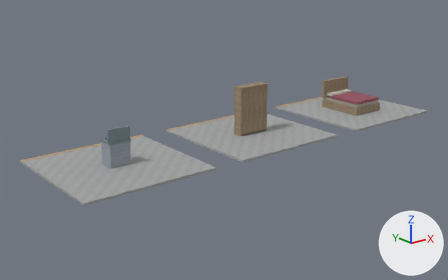
One commit to the glTF model development/levels/primitive-props-v1/site-kits/level_blockout_kit_house_p03.glb: the scene before it, then after it.
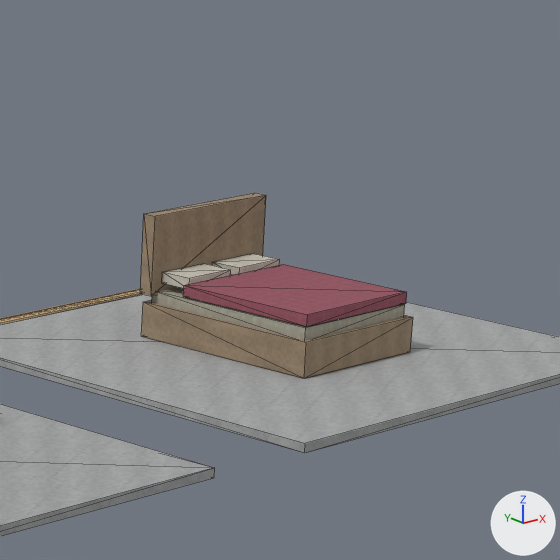
Each version is shown whole from a camera (50 mm lens) standing at (-18.19, -17.27, 8.23) and looking at (-1.22, 3.95, -0.26), then close up on the part from 65% to 92% of the width and 13% to 55% of the height. Lighting does not change. The marker at lower right points along +X, +Y and +Z. The older version's two pictures come first. The close-ups show mesh edges as thin lines. Vertices at exactly the same position are counted once.

In view in the first close-up: 'level_blockout_kit_house_p03'.
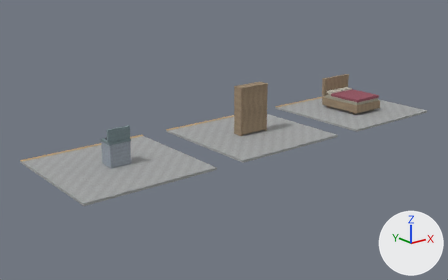
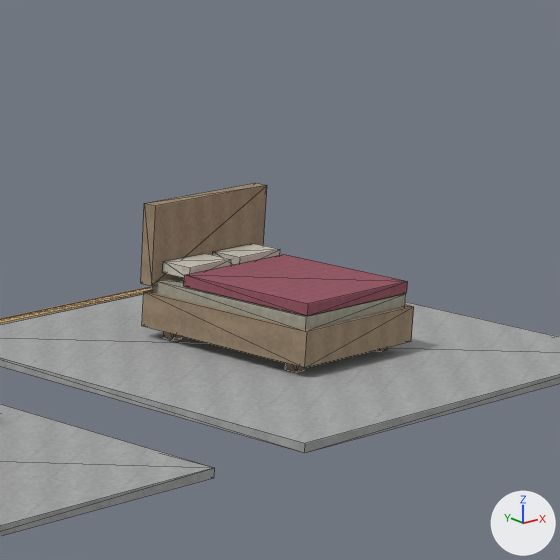
Where the change shows, as pixel boxes [x1, y1, x2, y2] in the close-ups (560 x 560 px; the box of a moved part takes in the faces that stretch with it):
'level_blockout_kit_house_p03', reshaped: before [0, 193, 560, 536]; after [0, 183, 560, 536]
part 1 of me_the_briar_house_map_kit_contact_room, added (brown): after [141, 183, 267, 286]
part 2 of me_the_briar_house_map_kit_contact_room, added: after [164, 332, 182, 341]
part 3 of me_the_briar_house_map_kit_contact_room, added: after [285, 363, 305, 372]
part 4 of me_the_briar_house_map_kit_contact_room, moved or reshaped: before [140, 193, 413, 378]; after [142, 243, 414, 368]

Patch to the scene script:
```diff
--- a/development/levels/primitive-props-v1/site-kits/level_blockout_kit_house_p03.glb.py
+++ b/development/levels/primitive-props-v1/site-kits/level_blockout_kit_house_p03.glb.py
@@ me_the_briar_house_map_kit_contact_room @@
 # used by ob_level_blockout_kit_house_p03; location = (0.0, 0.0, 0.0)
-me_the_briar_house_map_kit_contact_room.from_pydata(...)  # 424 vertices, 664 faces; spans x -9.8..9.8, y 0.7..6.3, z -0.1..2.2
+me_the_briar_house_map_kit_contact_room.from_pydata(...)  # 456 vertices, 712 faces; spans x -9.8..9.8, y 0.7..6.3, z -0.1..2.2
+# me_the_briar_house_map_kit_contact_room part 1: a new loose piece, a box spanning x 6.05..7.95, y 4.53..4.7, z 0.62..1.54, in mat_blockout_wood
+# me_the_briar_house_map_kit_contact_room part 2: a new loose piece, a box spanning x 6.22..6.36, y 4.32..4.47, z 0.0..0.2, in mat_blockout_wood
+# me_the_briar_house_map_kit_contact_room part 3: a new loose piece, a box spanning x 6.22..6.36, y 2.54..2.68, z 0.0..0.2, in mat_blockout_wood
+# me_the_briar_house_map_kit_contact_room part 4
+# 30 vertices are removed from x 6.1..7.9, y 2.3..4.7, z 0.0..1.4
+# 72 faces are deleted
+# 2 vertices move within x 6.2..7.8, y 4.1, z 0.8
+# 22 vertices are added at x 6.1..7.9, y 2.3..4.7, z 0.1..0.9
+# 12 new faces join them, mat_blockout_wood
+# 12 new faces join them, mat_blockout_redcloth
+# 12 new faces join them, mat_blockout_canvas
+# 24 new faces join them, mat_blockout_ivory
+# other edits to the shape of me_the_briar_house_map_kit_contact_room do not show in these pictures
 me_the_briar_house_map_kit_contact_room.materials.append(mat_blockout_stone)
```
